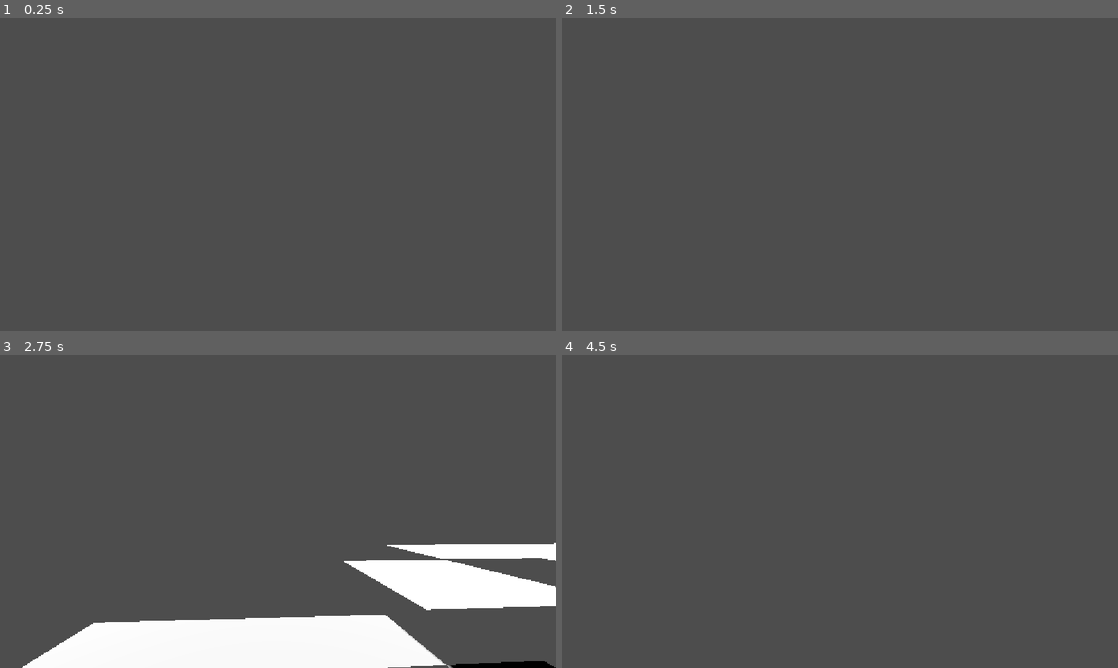
Above: before the commit, frames 1-4 (two rows, left to right).
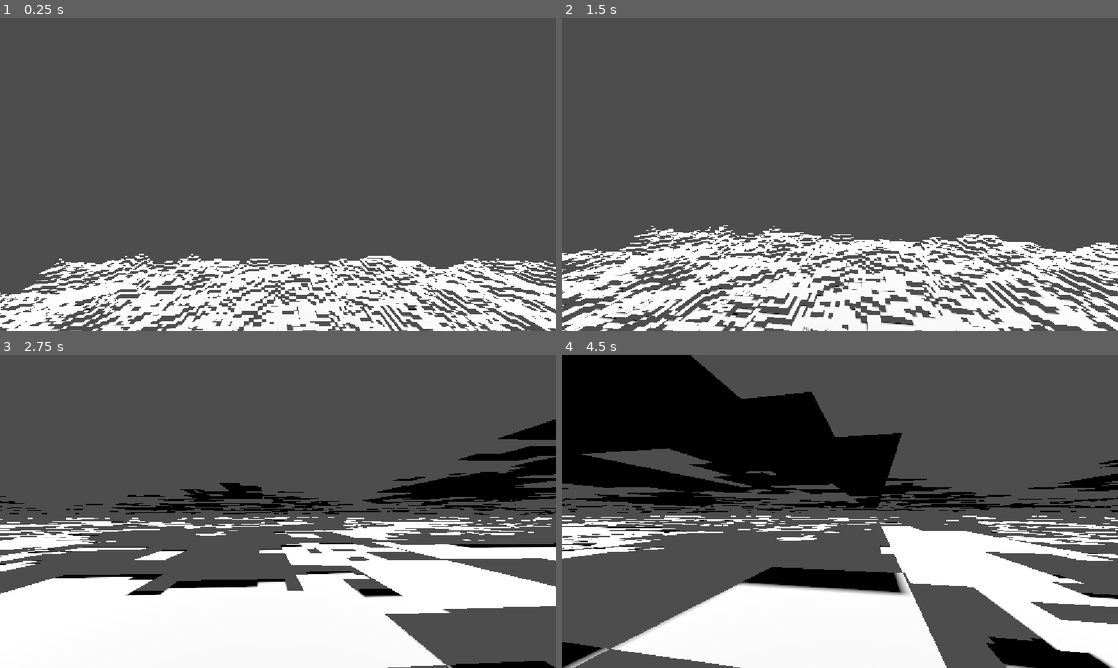
Above: after the commit, the same moments.

Repository: etper/pimpekcraft
Game: Godot game, scene res://scenes/Main.tscn
The game is run twice, just before and just after one commit, with the same random seed, the same clock (stepped at 60 frames per second) and the same inputs.
Inputs (mouse positions are in pixels of both pictures, inside the frame that each line leads up to):
- Up to frame 1 (0.25 s): no input
- Up to frame 2 (1.5 s): move the mouse to (867, 174) at 0.52 s; hold W (move_forward) from 0.53 s (still down); click (867, 174) at 0.67 s; tap Space (jump) at 0.77 s; move the mouse to (812, 174) at 1.27 s
- Up to frame 3 (2.75 s): keep holding W (move_forward); tap Space (jump) at 1.52 s; move the mouse to (289, 505) at 2.02 s
- Up to frame 4 (4.5 s): keep holding W (move_forward); move the mouse to (834, 517) at 2.77 s; click (834, 517) at 2.92 s; tap Space (jump) at 3.02, 3.77 s; move the mouse to (878, 514) at 3.52 s; move the mouse to (795, 508) at 4.27 s

The runs differ from the first frame. In frame 1, 15% of the frame differs, in the area x 0-100%, y 75-100%; in frame 2, 19%; in frame 3, 20%; in frame 4, 48%, in the area x 0-100%, y 0-100%.

Commit message:
phase 5.7

Diff:
--- a/project.godot
+++ b/project.godot
@@ -14,6 +14,10 @@
 run/main_scene="uid://cu78wux74u2jc"
 config/features=PackedStringArray("4.7", "GL Compatibility")
 config/icon="res://icon.svg"
+
+[autoload]
+
+Profiler="*uid://dobo6g1hc2wtt"
 
 [display]
 
--- a/scenes/World.tscn
+++ b/scenes/World.tscn
@@ -4,3 +4,4 @@
 
 [node name="World" type="Node3D" unique_id=124439407]
 script = ExtResource("1_kqs1s")
+radius = 5
--- a/scripts/chunk.gd
+++ b/scripts/chunk.gd
@@ -105,6 +105,8 @@
         collision_dirty = false
 
 func build_mesh() -> ArrayMesh:
+    var start = Time.get_ticks_usec()
+
     var st = SurfaceTool.new()
     st.begin(Mesh.PRIMITIVE_TRIANGLES)
 
@@ -114,13 +116,32 @@
     st.index()
     st.generate_normals()
 
-    return st.commit()
+    var mesh = st.commit()
+
+    Profiler.mesh_time += (Time.get_ticks_usec() - start) / 1000.0
+
+    if mesh.get_surface_count() > 0:
+        var arrays = mesh.surface_get_arrays(0)
+        Profiler.vertices += arrays[Mesh.ARRAY_VERTEX].size()
+
+        if arrays[Mesh.ARRAY_INDEX].size() > 0:
+            Profiler.triangles += arrays[Mesh.ARRAY_INDEX].size() / 3
+        else:
+            Profiler.triangles += arrays[Mesh.ARRAY_VERTEX].size() / 3
+
+    return mesh
 
 func apply_mesh(mesh: ArrayMesh):
     mesh_instance.mesh = mesh
 
 func build_collision(mesh: ArrayMesh):
+    var start = Time.get_ticks_usec()
+
     collision_shape.shape = mesh.create_trimesh_shape()
+
+    Profiler.collision_time += (
+        Time.get_ticks_usec() - start
+    ) / 1000.0
 
 func greedy_mesh_direction(st: SurfaceTool, face: int):
     if face != 0: # Only top faces for now
--- /dev/null
+++ b/scripts/profiler.gd
@@ -0,0 +1,21 @@
+extends Node
+
+var mesh_time := 0.0
+var collision_time := 0.0
+
+var vertices := 0
+var triangles := 0
+
+func reset():
+	mesh_time = 0
+	collision_time = 0
+	vertices = 0
+	triangles = 0
+
+func print_results():
+	print("--------------------------------")
+	print("Mesh:", mesh_time, " ms")
+	print("Collision:", collision_time, " ms")
+	print("Vertices:", vertices)
+	print("Triangles:", triangles)
+	print("FPS:", Engine.get_frames_per_second())
--- a/scripts/world.gd
+++ b/scripts/world.gd
@@ -4,6 +4,7 @@
 
 var chunks = {}
 var rebuild_queue: Array = []
+@export var radius := 1
 const REBUILDS_PER_FRAME := 2
 
 var noise := FastNoiseLite.new()
@@ -12,8 +13,8 @@
 	noise.seed = 12345
 	noise.frequency = 0.05
 
-	for x in range(-1, 2):
-		for z in range(-1, 2):
+	for x in range(-radius, radius + 1):
+		for z in range(-radius, radius + 1):
 			get_chunk(Vector2i(x, z))
 
 func _process(_delta):
@@ -121,3 +122,35 @@
 
 	if local.z == CHUNK_SIZE - 1:
 		get_chunk(coord + Vector2i(0, 1)).mark_dirty()
+
+func benchmark_place():
+	#Profiler.reset()
+
+	for x in range(10):
+		for z in range(10):
+			place_block(Vector3i(x, 20, z))
+
+	Profiler.print_results()
+
+func benchmark_mine():
+
+	Profiler.reset()
+
+	var count := 0
+
+	for chunk in chunks.values():
+		for block in chunk.blocks.keys():
+
+			destroy_block(
+				Vector3i(
+					chunk.position.x,
+					0,
+					chunk.position.z
+				) + block
+			)
+
+			count += 1
+
+			if count >= 100:
+				Profiler.print_results()
+				return
Not shown, added: scripts/profiler.gd.uid
